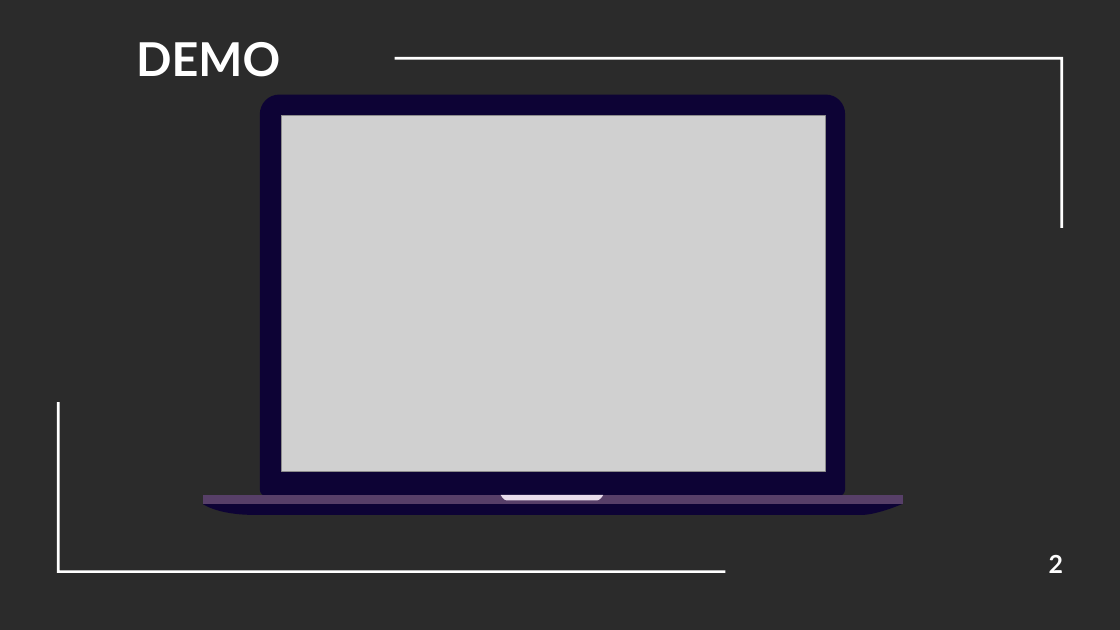
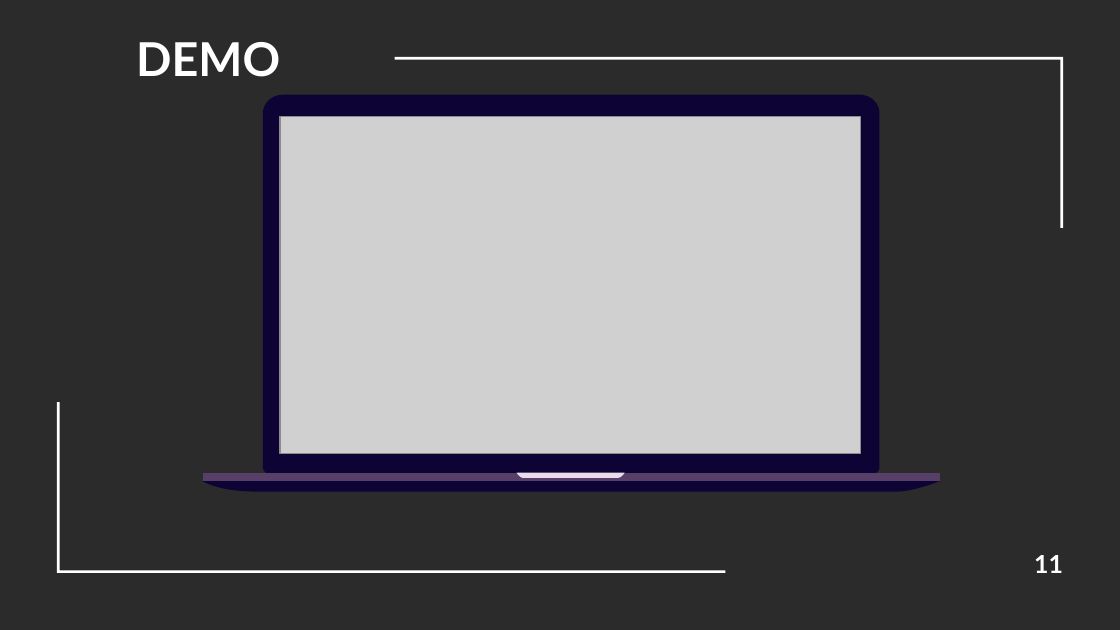
Before and after one commit to divy3011/AkAAD, a slide deck: slide 11 of Media Player.pptx (slide 2 before the commit). Drawn at 1120x630 pixels with LibreOffice and Linux fonts; fonts in the diff are those of the drawing; grey boxes stand for pictures; background and template pictures are left out; a plain dark background stands for a picture behind light text. Boxes give left, top, right and bottom in pixels: in the first picture for what was removed or moved away, otherwise in the second. Text is boxed around its words. In the diff, an @@ line names an element or a change of style, - is before the commit and + after.

```diff
--- a/Media Player.pptx
+++ b/Media Player.pptx
@@ freeform shape: place and size @@
-freeform shape at <box>260,94,846,496</box>
+freeform shape at <box>263,95,880,475</box>
@@ picture: place and size @@
-picture at <box>281,115,825,472</box>
+picture at <box>280,116,861,452</box>
@@ rectangle: place and size @@
-rectangle at <box>281,115,825,479</box>
+rectangle at <box>281,115,862,456</box>
@@ freeform shape: place and size @@
-freeform shape at <box>203,495,903,504</box>
+freeform shape at <box>203,473,940,480</box>
@@ freeform shape: place and size @@
-freeform shape at <box>501,495,604,501</box>
+freeform shape at <box>516,473,624,478</box>
@@ freeform shape: place and size @@
-freeform shape at <box>203,504,903,515</box>
+freeform shape at <box>203,482,940,492</box>
@@ page number at <box>1034,555,1063,573</box>: text changed @@
-2
+11
```
Also in this commit, not shown: 2 other slides changed, 3 slides removed.
